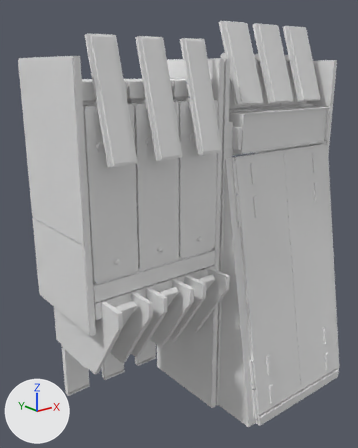
A saved change to the FBX model Assets/Blockout/Models/Interactibles/SM_SpawnerHound.fbx.
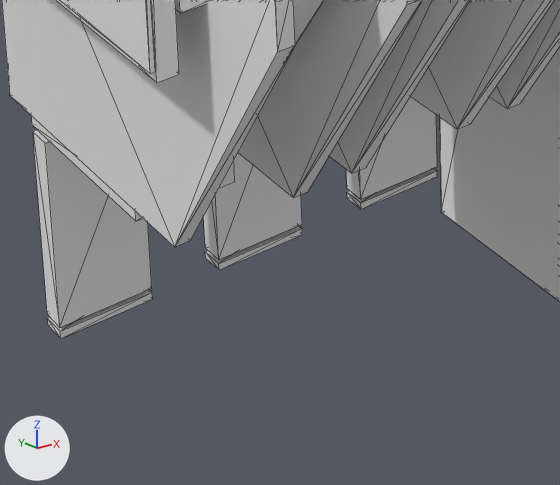
The first picture shows the older version from a 50 mm lens placed at (-4.57, -4.08, 3.32), pointed at (-1.71, -0.51, 1.89). The close-ups show both versions on the part from 15% to 52% of the width and 71% to 96% of the height of that picture; other places that the commit changed are outside them. Every picture has the same lights, and +X, +Y and +Z are marked at lower left. The close-ups show mesh edges as thin lines. Where no turn or scale is listed for an object, it has been applied to the vertices.
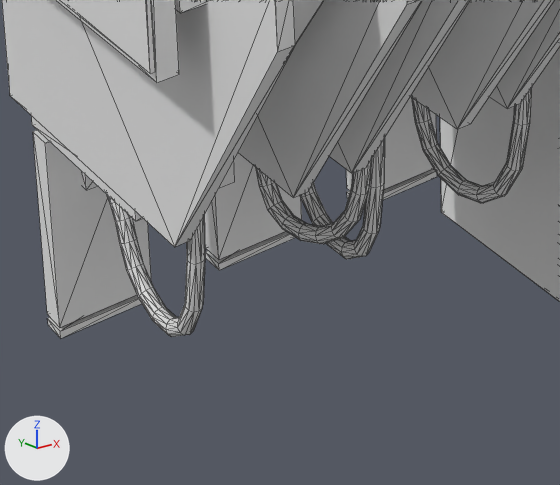
The newer file is also turned or shifted as a whole; pictures and numbers use the older file's frame.

Boxes [x1, y1, x2, y2] around the edits, measured in the close-ups (560 x 485 px):
'Line054', added: after [107, 195, 205, 337]
'Line053', added: after [412, 88, 531, 203]
'Line052', added: after [256, 158, 372, 244]
'Line051', added: after [300, 137, 385, 259]

What changed in the scene script:
```text
Add me_mesh_030:
    me_mesh_030.from_pydata(...)  # 242 vertices, 480 faces; spans x -0.02..0.02, y 0.228..0.817, z -0.664..0.423
Add me_mesh_031:
    me_mesh_031.from_pydata(...)  # 242 vertices, 480 faces; spans x -0.057..0.037, y 0.228..0.817, z -0.618..0.514
Add me_mesh_032:
    me_mesh_032.from_pydata(...)  # 242 vertices, 480 faces; spans x -0.046..0.062, y 0.228..0.822, z -0.677..0.423
Add ob_line051:
    ob_line051 = bpy.data.objects.new('Line051', me_mesh_030)
    ob_line051.location = (-2.225, -0.914, 1.025)
Add ob_line054:
    ob_line054 = bpy.data.objects.new('Line054', me_mesh_030.copy())
    ob_line054.location = (-2.688, -0.914, 1.025)
Add ob_line052:
    ob_line052 = bpy.data.objects.new('Line052', me_mesh_031)
    ob_line052.location = (-2.284, -0.914, 1.025)
Add ob_line053:
    ob_line053 = bpy.data.objects.new('Line053', me_mesh_032)
    ob_line053.location = (-1.843, -0.914, 1.025)
```
